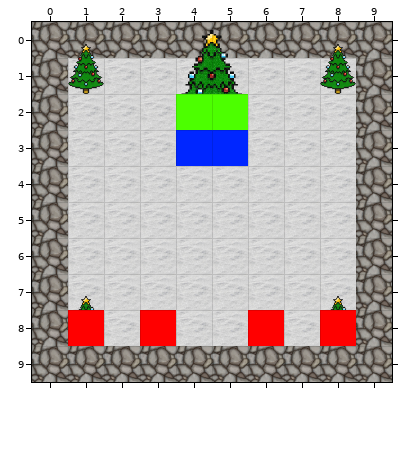
Two versions of a level (Tiled map, assets/maps/xmas_map_64x64.tmx). This is how it looked before the edit.
Cells are 64x64 px. Shown: x 0..9, y 0..9.
After:
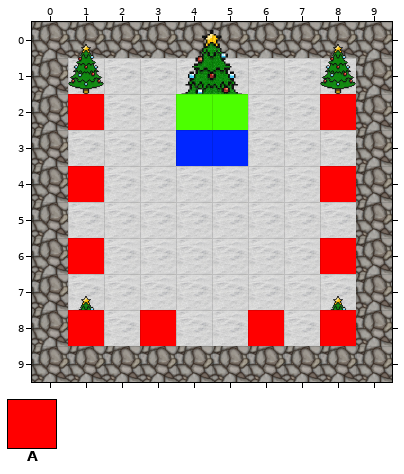
Key: from "game_blocks": A 2.
_ is an empty cell.
What changed:
Layer "game":
Tile A is added in row 2 at x 1 and 8; in row 4 at x 1 and 8; in row 6 at x 1 and 8.
Boxes around the changes in both pictures, in picture pixels (x1, y1, x2, y2):
added: (68, 94, 104, 130)
added: (320, 94, 356, 130)
added: (68, 166, 104, 202)
added: (320, 166, 356, 202)
added: (68, 238, 104, 274)
added: (320, 238, 356, 274)
